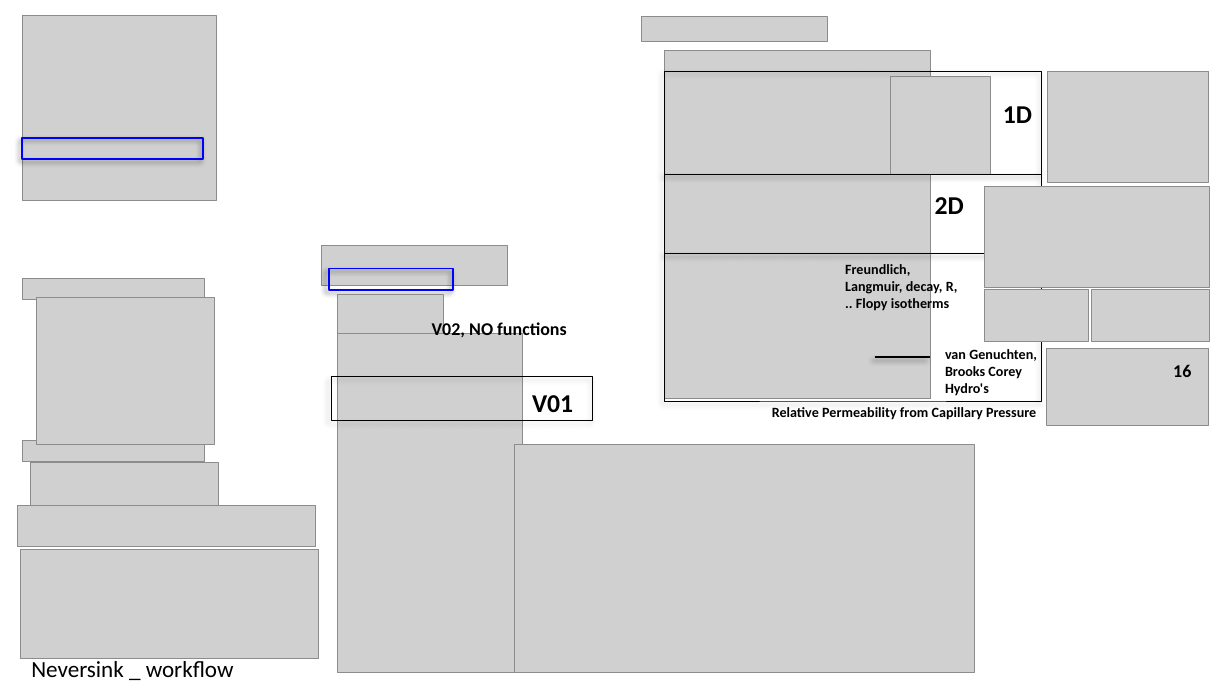
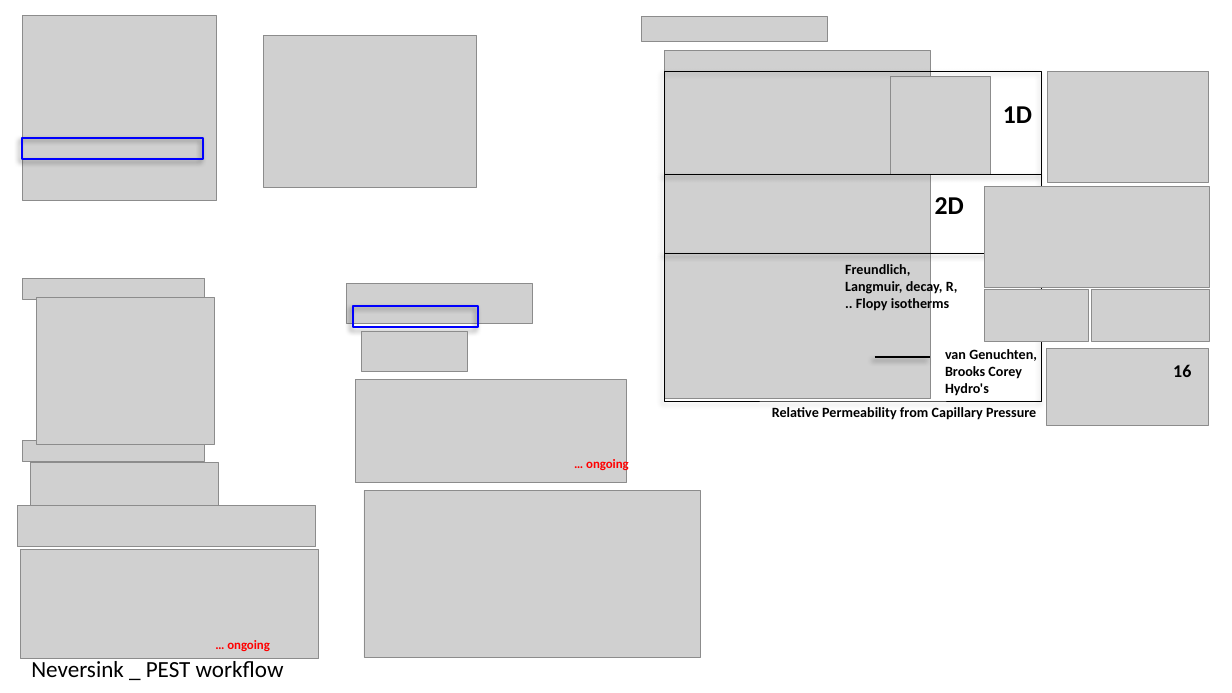
Before and after one commit to grossiRM/00_Betami, a slide deck: slide 1 of 01_Follow_up__activities.pptx. Drawn at 1232x693 pixels with LibreOffice and Linux fonts; fonts in the diff are those of the drawing; grey boxes stand for pictures. Boxes give left, top, right and bottom in pixels: in the first picture for what was removed or moved away, otherwise in the second. Text is boxed around its words. In the diff, an @@ line names an element or a change of style, - is before the commit and + after.

```diff
--- a/01_Follow_up__activities.pptx
+++ b/01_Follow_up__activities.pptx
@@ picture added at (x1=263, y1=35, x2=477, y2=188) @@
@@ picture moved from (x1=322, y1=246, x2=507, y2=287) to (x1=347, y1=283, x2=532, y2=323) @@
@@ rectangle moved from (x1=329, y1=269, x2=454, y2=290) to (x1=353, y1=306, x2=478, y2=327) @@
@@ text removed at (x1=432, y1=320, x2=567, y2=340) @@
-V02, NO functions
@@ picture removed at (x1=337, y1=334, x2=523, y2=672) @@
@@ picture moved from (x1=337, y1=294, x2=444, y2=334) to (x1=361, y1=332, x2=468, y2=372) @@
@@ rectangle removed at (x1=331, y1=377, x2=592, y2=421) @@
@@ picture added at (x1=356, y1=380, x2=628, y2=483) @@
@@ text at (x1=586, y1=458, x2=629, y2=473): text changed; size 20 to 10 pt; text colour #000000 to #FF0000 @@
-V01
+… ongoing
@@ picture resized from (x1=515, y1=445, x2=974, y2=673) to (x1=364, y1=491, x2=701, y2=658) @@
@@ text at (x1=31, y1=658, x2=284, y2=677): text changed @@
-Neversink _ workflow
+Neversink _ PEST workflow
@@ text added at (x1=227, y1=640, x2=270, y2=651), 10 pt, text #FF0000, bold @@
+… ongoing
```
Also in this commit, not shown: 1 other slide changed, 2 other files.
